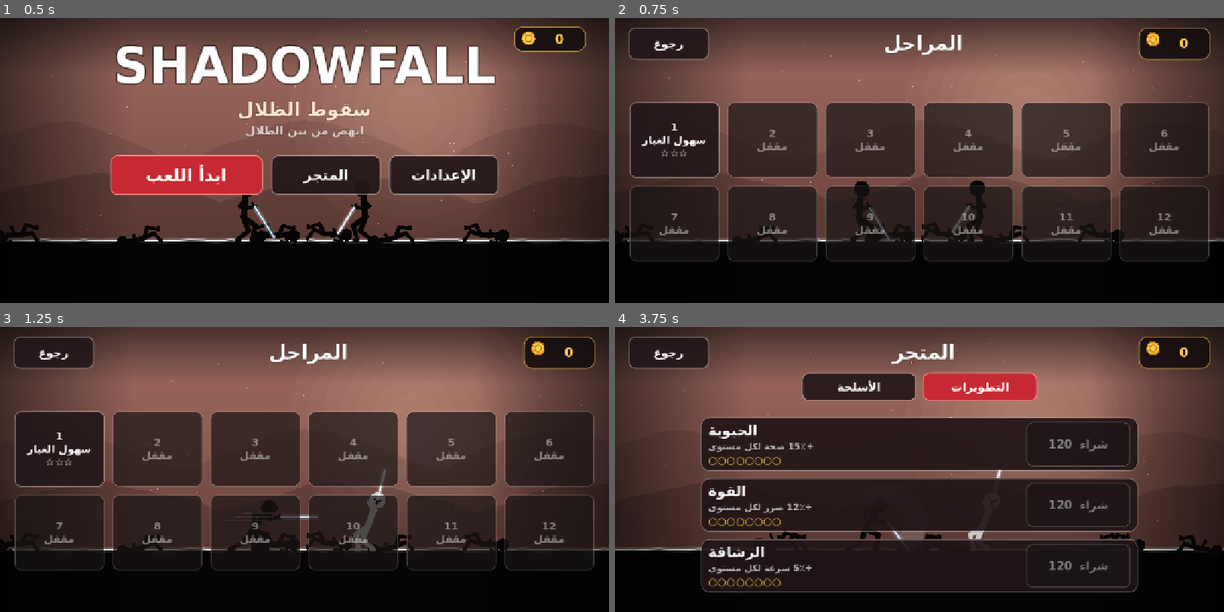
Above: before the commit, frames 1-4 (two rows, left to right).
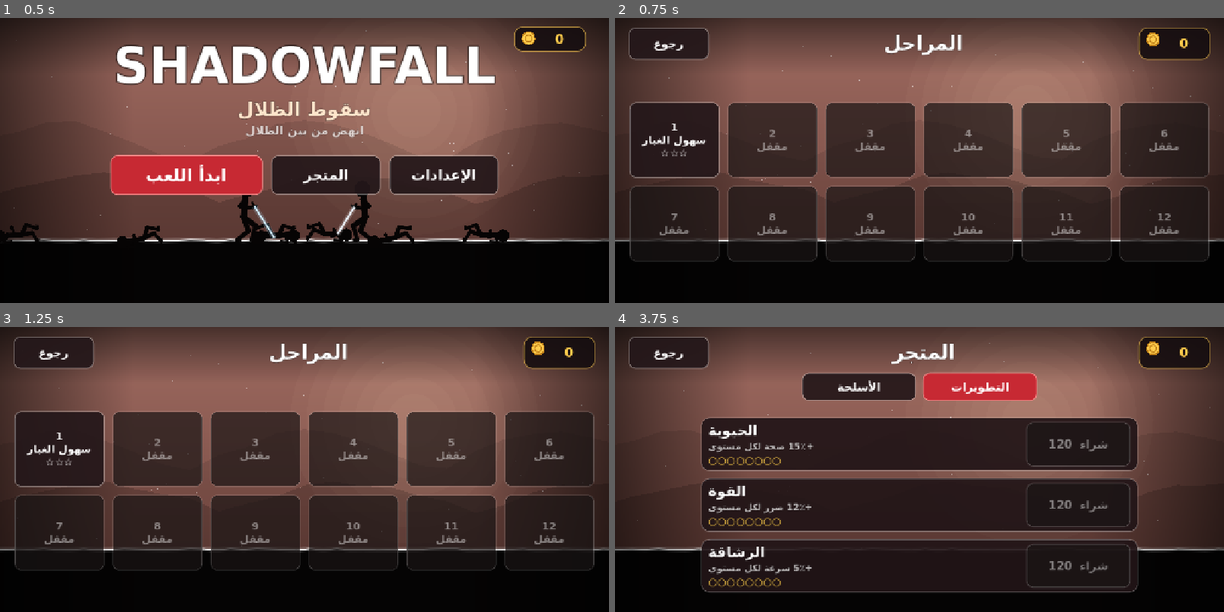
Above: after the commit, the same moments.

Repository: eab71334-web/Shadowfall
Game: Godot game, scene res://scenes/main.tscn
Two runs of this game, one before a commit and one after it. Both use one fixed random seed, a clock stepped at 60 frames per second and the inputs below.
Inputs:
- Up to frame 1 (0.5 s): no input
- Up to frame 2 (0.75 s): click "ابدأ اللعب" at 0.5 s
- Up to frame 3 (1.25 s): no input
- Up to frame 4 (3.75 s): click "رجوع" at 1.25 s; click "المتجر" at 2 s; click "الأسلحة" at 2.75 s; click "التطويرات" at 3.5 s

Frame 1 is identical in both runs. In frame 2, 1.7% of the frame differs, in the area x 0-84%, y 57-79%; in frame 3, 1.8%, in the area x 0-84%, y 49-79%; in frame 4, 0.7%.
Error before the commit: Parse Error: Cannot infer the type of "win" variable because the value doesn't have a set type. (res://scripts/battle.gd:485)

Commit message:
Add files via upload

Diff:
--- a/scripts/battle.gd
+++ b/scripts/battle.gd
@@ -66,6 +66,26 @@
 var coyote := 0.0
 var jump_cut := false
 var run_dust_t := 0.0
+var cam: Camera2D
+var zoom_cur := 1.0
+var zoom_tgt := 1.0
+var zoom_hold_until := 0
+var focus := Vector2.ZERO
+var sm_until := 0
+var sm_scale := 1.0
+var hs_until := 0
+var flash_rect: ColorRect
+var flash_a := 0.0
+var flash_col := Color.WHITE
+var bar_top: ColorRect
+var bar_bot: ColorRect
+var lb_cur := 0.0
+var lb_target := 0.0
+var lb_until := 0
+var combo_count := 0
+var combo_timer := 0.0
+var combo_label: Label
+var is_finisher := false
 
 
 func _ready() -> void:
@@ -84,8 +104,17 @@
 	fx = Effects.new()
 	fx.z_index = 10
 	add_child(fx)
+	cam = Camera2D.new()
+	cam.position = Vector2(W * 0.5, H * 0.5)
+	add_child(cam)
+	cam.make_current()
+	focus = cam.position
 	waves = Game.build_waves(level_n)
 	_build_hud()
+	if Game.autoplay:
+		controls.bot = true
+		player.max_hp = 99999.0
+		player.hp = 99999.0
 	var sub := ""
 	if level_n == 1:
 		sub = "تواضعنا لهم فظنو انهم اقوياء :"
@@ -146,6 +175,29 @@
 	bar.mouse_filter = Control.MOUSE_FILTER_IGNORE
 	bar.draw.connect(_draw_bar)
 	hud_root.add_child(bar)
+	flash_rect = ColorRect.new()
+	flash_rect.set_anchors_preset(Control.PRESET_FULL_RECT)
+	flash_rect.mouse_filter = Control.MOUSE_FILTER_IGNORE
+	flash_rect.color = Color(1, 1, 1, 0)
+	hud_root.add_child(flash_rect)
+	bar_top = ColorRect.new()
+	bar_top.color = Color.BLACK
+	bar_top.mouse_filter = Control.MOUSE_FILTER_IGNORE
+	bar_top.size = Vector2(W, 0)
+	hud_root.add_child(bar_top)
+	bar_bot = ColorRect.new()
+	bar_bot.color = Color.BLACK
+	bar_bot.mouse_filter = Control.MOUSE_FILTER_IGNORE
+	bar_bot.position = Vector2(0, H)
+	bar_bot.size = Vector2(W, 0)
+	hud_root.add_child(bar_bot)
+	combo_label = UIKit.label("", 46, UIKit.GOLD, HORIZONTAL_ALIGNMENT_LEFT)
+	combo_label.position = Vector2(34, 92)
+	combo_label.size = Vector2(300, 60)
+	combo_label.pivot_offset = Vector2(20, 30)
+	combo_label.mouse_filter = Control.MOUSE_FILTER_IGNORE
+	combo_label.visible = false
+	hud_root.add_child(combo_label)
 	controls = TouchControls.new()
 	hud_root.add_child(controls)
 	banner = UIKit.label("", 54)
@@ -204,10 +256,18 @@
 
 # ------------------------------------------------------------------ loop
 func _process(delta: float) -> void:
+	var now := Time.get_ticks_msec()
+	var target := 1.0
+	if now < sm_until:
+		target = sm_scale
+	if now < hs_until:
+		target = minf(target, 0.05)
+	if target > Engine.time_scale:
+		Engine.time_scale = minf(target, Engine.time_scale + 0.25)
+	else:
+		Engine.time_scale = target
+	var real_dt := delta / maxf(Engine.time_scale, 0.05)
 	var dt := delta
-	if hitstop > 0.0:
-		hitstop -= delta
-		dt = delta * 0.08
 	match state:
 		"intro":
 			intro_t -= delta
@@ -220,23 +280,88 @@
 			if clear_t <= 0.0:
 				_next_wave()
 		"won":
-			end_t -= delta
+			end_t -= real_dt
 			if end_t <= 0.0:
 				_end(true)
 		"lost":
-			end_t -= delta
+			end_t -= real_dt
 			if end_t <= 0.0:
 				_end(false)
 	_update_player(dt)
 	_update_enemies(dt)
 	_update_corpses(dt)
-	if shake > 0.0:
-		shake = maxf(0.0, shake - 30.0 * delta)
-		position = Vector2(randf_range(-shake, shake), randf_range(-shake, shake))
-	else:
-		position = Vector2.ZERO
+	_update_camera(real_dt, now)
 	dash_cd = maxf(0.0, dash_cd - dt)
 	bar.queue_redraw()
+
+
+func _update_camera(rdt: float, now: int) -> void:
+	if now >= zoom_hold_until:
+		zoom_tgt = lerpf(zoom_tgt, 1.0, 1.0 - exp(-5.0 * rdt))
+	zoom_cur = lerpf(zoom_cur, zoom_tgt, 1.0 - exp(-16.0 * rdt))
+	var z := maxf(zoom_cur, 1.0)
+	cam.zoom = Vector2(z, z)
+	var f := Vector2(W * 0.5, H * 0.5).lerp(focus, clampf((z - 1.0) * 3.0, 0.0, 1.0))
+	var hw := W * 0.5 / z
+	var hh := H * 0.5 / z
+	f.x = clampf(f.x, hw, W - hw)
+	f.y = clampf(f.y, hh, H - hh)
+	cam.position = f
+	shake = maxf(0.0, shake - 40.0 * rdt)
+	cam.offset = Vector2(randf_range(-shake, shake), randf_range(-shake, shake))
+	flash_a = maxf(0.0, flash_a - 4.0 * rdt)
+	flash_rect.color = Color(flash_col.r, flash_col.g, flash_col.b, flash_a)
+	if now >= lb_until:
+		lb_target = 0.0
+	lb_cur = lerpf(lb_cur, lb_target, 1.0 - exp(-10.0 * rdt))
+	bar_top.size = Vector2(W, lb_cur)
+	bar_bot.position = Vector2(0, H - lb_cur)
+	bar_bot.size = Vector2(W, lb_cur)
+	combo_timer -= rdt
+	if combo_timer <= 0.0 and combo_count > 0:
+		combo_count = 0
+		combo_label.visible = false
+	combo_label.scale = combo_label.scale.lerp(Vector2.ONE, 1.0 - exp(-12.0 * rdt))
+
+
+func _hitstop(secs: float) -> void:
+	hs_until = maxi(hs_until, Time.get_ticks_msec() + int(secs * 1000.0))
+
+
+func _punch(amount: float, pos: Vector2) -> void:
+	zoom_cur = maxf(zoom_cur, amount)
+	focus = pos
+
+
+func _flash(c: Color, a: float) -> void:
+	flash_col = c
+	flash_a = maxf(flash_a, a)
+
+
+func _cinematic(scale_: float, secs: float, zoom: float, pos: Vector2, flash_amt: float) -> void:
+	var now := Time.get_ticks_msec()
+	sm_scale = scale_
+	sm_until = now + int(secs * 1000.0)
+	zoom_tgt = zoom
+	zoom_hold_until = sm_until
+	focus = pos
+	lb_target = 62.0
+	lb_until = sm_until + 200
+	_flash(Color.WHITE, flash_amt)
+	Game.sfx("boom", 1.0)
+	Game.vibrate(70)
+
+
+func _register_hit() -> void:
+	combo_count += 1
+	combo_timer = 2.2
+	combo_label.visible = true
+	combo_label.text = "%d  %s" % [combo_count, Game.t("hits")]
+	combo_label.scale = Vector2(1.35, 1.35)
+
+
+func _exit_tree() -> void:
+	Engine.time_scale = 1.0
 
 
 func _next_wave() -> void:
@@ -255,8 +380,7 @@
 	elif queue.is_empty() and enemies.is_empty() and not player.dead:
 		if wave_idx >= waves.size():
 			state = "won"
-			end_t = 1.8
-			hitstop = 0.3
+			end_t = 2.2
 			_banner(Game.t("victory"), "", 1.4)
 		else:
 			state = "clear"
@@ -269,6 +393,13 @@
 	var p := player
 	if p.dead:
 		return
+	if controls.bot:
+		var tn = _nearest_enemy(p.position.x, 4000.0)
+		if tn == null:
+			controls.bot_axis = 0.0
+		else:
+			var dd: float = tn.position.x - p.position.x
+			controls.bot_axis = 0.0 if absf(dd) < 80.0 else signf(dd)
 	var st: Dictionary = Game.stats()
 	var axis := controls.axis()
 	p.position.x += p.kbv * dt
@@ -384,6 +515,7 @@
 			combo = 0
 		atk = seq[combo % seq.size()]
 		combo += 1
+	is_finisher = atk == "thrust" and combo > 0 and combo % 4 == 0 and p.on_ground and p.dash_t <= 0.0
 	var axis := controls.axis()
 	var ne = _nearest_enemy(p.position.x, 230.0)
 	if axis != 0.0:
@@ -412,7 +544,10 @@
 	if a.has("abs"):
 		rng = float(a["abs"])
 	var kb := float(w["kb"]) * float(a["kb"])
+	if is_finisher:
+		kb *= 1.7
 	var ymax := 130.0 if p.atk_type == "air" else 90.0
+	var any_hit := false
 	for e in enemies.duplicate():
 		var dx: float = (e.position.x - p.position.x) * float(p.facing)
 		if dx > -16.0 and dx < rng + 16.0 * e.s and absf(e.position.y - p.position.y) < ymax:
@@ -420,7 +555,15 @@
 			var crit := randf() < 0.12
 			if crit:
 				d *= 1.7
+			if is_finisher:
+				d *= 1.4
+				crit = true
 			_damage_enemy(e, d, p.facing, kb, crit)
+			any_hit = true
+	if any_hit and is_finisher:
+		_cinematic(0.28, 0.5, 1.28, p.position + Vector2(float(p.facing) * 50.0, -60.0), 0.55)
+		fx.text(p.position + Vector2(0, -150), Game.t("finish"), UIKit.GOLD, 46)
+		is_finisher = false
 
 
 func _damage_enemy(e, amount: float, dir: int, kb: float, crit: bool) -> void:
@@ -435,19 +578,30 @@
 	var hp_: Vector2 = e.position + Vector2(float(dir) * 14.0, -55.0 * e.s)
 	fx.flash(hp_, 56.0 if crit else 38.0)
 	fx.sparks(hp_, dir, 10 if crit else 6)
+	var heavy := kb >= 250.0 or crit
+	if heavy:
+		fx.slash(hp_, dir, 120.0 if crit else 100.0)
+		fx.sparks(hp_, dir, 16, 1.8)
+		fx.ring(hp_, 90.0)
+	_register_hit()
+	_punch(1.04 + minf(kb * 0.0002, 0.07), hp_)
 	fx.text(e.position + Vector2(0, -115.0 * e.s), str(int(amount)), UIKit.GOLD if crit else Color.WHITE, 34 if crit else 26)
 	shake = maxf(shake, 3.0 + kb * 0.012)
-	hitstop = clampf(0.04 + kb * 0.0004, 0.04, 0.13)
+	_hitstop(clampf(0.05 + kb * 0.0004, 0.05, 0.16))
 	Game.sfx("hit", randf_range(0.9, 1.15))
 	Game.vibrate(15)
 	if e.hp <= 0.0:
-		_kill_enemy(e, dir)
-
-
-func _kill_enemy(e, dir: int) -> void:
+		_kill_enemy(e, dir, heavy)
+
+
+func _kill_enemy(e, dir: int, heavy := false) -> void:
 	enemies.erase(e)
 	e.die()
 	e.kbv = float(dir) * 420.0
+	if heavy:
+		e.flip = true
+		e.pop_vy = -520.0
+		e.kbv = float(dir) * 480.0
 	e.z_index = -1
 	corpses.append(e)
 	if corpses.size() > 36:
@@ -459,9 +613,12 @@
 	fx.text(e.position + Vector2(0, -75), "+%d" % c, UIKit.GOLD, 26)
 	fx.flash(e.position + Vector2(0, -45.0 * e.s), 70.0, 0.3)
 	Game.sfx("die", randf_range(0.9, 1.1))
-	if e.kind == "boss":
-		hitstop = 0.4
+	var last_of_level := enemies.is_empty() and queue.is_empty() and wave_idx >= waves.size()
+	if e.kind == "boss" or last_of_level:
+		_cinematic(0.18, 1.1, 1.45, e.position + Vector2(0, -50), 0.6)
 		shake = 10.0
+	elif enemies.is_empty() and queue.is_empty():
+		_cinematic(0.45, 0.4, 1.16, e.position + Vector2(0, -50), 0.25)
 
 
 func _update_enemies(dt: float) -> void:
@@ -482,7 +639,7 @@
 			var a: Dictionary = e.cur_atk
 			var apn: float = e.attack_progress()
 			if e.lunge_total != 0.0 and apn >= float(a["ms"]) and apn <= float(a["me"]):
-				var win := (float(a["me"]) - float(a["ms"])) * e.atk_dur
+				var win: float = (float(a["me"]) - float(a["ms"])) * float(e.atk_dur)
 				e.position.x += float(e.facing) * e.lunge_total * dt / win
 			if not e.hit_done and apn >= float(a["hit"]):
 				e.hit_done = true
@@ -538,6 +695,8 @@
 	fx.sparks(p.position + Vector2(0, -55), dir, 5)
 	fx.text(p.position + Vector2(0, -120), str(int(amount)), Color(1, 0.4, 0.4), 26)
 	shake = maxf(shake, 6.0)
+	_flash(Color(1, 0.15, 0.15), 0.28)
+	_hitstop(0.07)
 	Game.sfx("hit", 0.7)
 	Game.vibrate(40)
 	if p.hp <= 0.0:
@@ -545,8 +704,8 @@
 		p.die()
 		p.kbv = float(dir) * 300.0
 		state = "lost"
-		end_t = 1.8
-		hitstop = 0.25
+		end_t = 2.0
+		_cinematic(0.25, 1.0, 1.3, p.position + Vector2(0, -50), 0.3)
 		_banner(Game.t("defeat"), "", 1.5)
 
 
--- a/scripts/effects.gd
+++ b/scripts/effects.gd
@@ -19,11 +19,15 @@
 	items.append({"k": "ring", "p": pos, "t": 0.0, "d": 0.3, "s": size})
 
 
-func sparks(pos: Vector2, dir: int, n := 8) -> void:
+func sparks(pos: Vector2, dir: int, n := 8, power := 1.0) -> void:
 	for i in n:
 		var a := randf_range(-0.9, 0.9) + (0.0 if dir > 0 else PI)
-		var sp := 200.0 + randf() * 380.0
+		var sp := (200.0 + randf() * 380.0) * power
 		items.append({"k": "spark", "p": pos, "v": Vector2.from_angle(a) * sp, "t": 0.0, "d": 0.25 + randf() * 0.2})
+
+
+func slash(pos: Vector2, dir: int, size := 110.0) -> void:
+	items.append({"k": "slash", "p": pos, "t": 0.0, "d": 0.26, "s": size, "dir": dir})
 
 
 func dust(pos: Vector2, n := 4) -> void:
@@ -65,6 +69,18 @@
 					var r := sz * (1.0 - float(j) / 6.0) * (0.6 + 0.4 * (1.0 - k))
 					draw_circle(p, r, Color(1.0, 0.95, 0.85, 0.10 * (1.0 - k)))
 				draw_circle(p, sz * 0.22 * (1.0 - k), Color(1, 1, 1, 0.9 * (1.0 - k)))
+			"slash":
+				var sz2: float = it["s"]
+				var dr: int = it["dir"]
+				var cc := p + Vector2(-float(dr) * sz2 * 0.55, sz2 * 0.15)
+				var a0 := -1.15
+				var a1 := 0.55
+				if dr < 0:
+					var t0 := PI - a1
+					a1 = PI - a0
+					a0 = t0
+				for j in 4:
+					draw_arc(cc, sz2 - float(j) * 6.0, a0, a1, 28, Color(1, 1, 1, (0.9 - float(j) * 0.2) * (1.0 - k)), maxf(1.0, (9.0 - float(j) * 2.0) * (1.0 - k * 0.6)), true)
 			"dust":
 				draw_circle(p, float(it["r"]) * (0.7 + k), Color(1, 0.92, 0.85, 0.20 * (1.0 - k)))
 			"ring":
--- a/scripts/game.gd
+++ b/scripts/game.gd
@@ -16,6 +16,7 @@
 var upgrades := {"vit": 0, "pow": 0, "agi": 0}
 var stars := {}
 var current_level := 1
+var autoplay := false
 var font: Font
 var ui_theme: Theme
 
@@ -60,6 +61,7 @@
 	"kills": ["Kills", "القتلى"], "reward": ["Coins", "العملات"],
 	"wave_clear": ["WAVE CLEARED", "تم صد الموجة"],
 	"tagline": ["Rise from the shadows", "انهض من بين الظلال"],
+	"hits": ["HITS", "ضربة"], "finish": ["FINISH!", "القاضية!"],
 	"reset": ["Reset progress", "مسح التقدم"], "reset_ok": ["Tap again to confirm", "اضغط مرة أخرى للتأكيد"],
 }
 
@@ -228,6 +230,7 @@
 	_streams["die"] = _make_wav(0.30, "die")
 	_streams["coin"] = _make_wav(0.18, "coin")
 	_streams["ui"] = _make_wav(0.07, "ui")
+	_streams["boom"] = _make_wav(0.5, "boom")
 	for i in 6:
 		var p := AudioStreamPlayer.new()
 		add_child(p)
@@ -256,6 +259,8 @@
 				s = sin(float(i) * 0.03 * (1.0 - tt * 0.7)) * env * 0.8 + (rng.randf() * 2.0 - 1.0) * env * 0.25
 			"coin":
 				s = (sin(float(i) * 0.30) * 0.5 + sin(float(i) * 0.45) * 0.3) * env
+			"boom":
+				s = sin(float(i) * 0.012 * (1.0 - tt * 0.8)) * env + (rng.randf() * 2.0 - 1.0) * env * 0.35
 			"ui":
 				s = sin(float(i) * 0.25) * env * 0.5
 		data.encode_s16(i * 2, int(clampf(s, -1.0, 1.0) * 30000.0))
--- a/scripts/main.gd
+++ b/scripts/main.gd
@@ -25,6 +25,13 @@
 	ui_root.set_anchors_preset(Control.PRESET_FULL_RECT)
 	ui_root.mouse_filter = Control.MOUSE_FILTER_IGNORE
 	ui_layer.add_child(ui_root)
+	if "autoplay" in OS.get_cmdline_user_args():
+		Game.autoplay = true
+		Game.sound_on = false
+		Game.owned = ["fists", "sword"]
+		Game.equipped = "sword"
+		start_battle(1)
+		return
 	show_menu()
 
 
@@ -98,6 +105,14 @@
 		get_tree().create_timer(0.24).timeout.connect(func():
 			if is_instance_valid(tgt):
 				tgt.hurt())
+
+
+func _menu_fighters(show_: bool) -> void:
+	if menu_root == null:
+		return
+	for ch in menu_root.get_children():
+		if ch is Stickman:
+			ch.visible = show_
 
 
 func _coin_pill() -> PanelContainer:
@@ -170,6 +185,7 @@
 
 # ------------------------------------------------------------ levels
 func show_levels() -> void:
+	_menu_fighters(false)
 	var s := _new_screen()
 	_top_bar(s, Game.t("levels"), show_menu)
 	var cc := CenterContainer.new()
@@ -200,6 +216,7 @@
 
 # ------------------------------------------------------------ shop
 func show_shop() -> void:
+	_menu_fighters(false)
 	var s := _new_screen()
 	_top_bar(s, Game.t("shop"), show_menu)
 	var tabs := HBoxContainer.new()
@@ -356,6 +373,7 @@
 
 # ------------------------------------------------------------ settings
 func show_settings() -> void:
+	_menu_fighters(false)
 	reset_armed = false
 	var s := _new_screen()
 	_top_bar(s, Game.t("settings"), show_menu)
--- a/scripts/stickman.gd
+++ b/scripts/stickman.gd
@@ -59,6 +59,7 @@
 var reach := 56.0
 var is_player := false
 var show_bar := 0.0
+var flip := false
 
 var _kc := {}
 
@@ -305,6 +306,8 @@
 		pose_ = _mix(flail, lie, _ease("io", (dead_t - 0.25) / 0.35))
 		lie_k = _ease("o", dead_t / 0.36)
 		rot = -float(facing) * lie_k * PI * 0.5 + sin(seed_) * 0.08 * lie_k
+		if flip:
+			rot -= float(facing) * TAU * _ease("o", dead_t / 0.7)
 	else:
 		var base := _base_pose()
 		var ap0 := attack_progress()
--- a/scripts/touch_controls.gd
+++ b/scripts/touch_controls.gd
@@ -5,6 +5,8 @@
 var held := {"left": false, "right": false, "jump": false, "attack": false, "dash": false}
 var pressed_at := {"jump": -1000, "attack": -1000, "dash": -1000}
 var touches := {}
+var bot := false
+var bot_axis := 0.0
 var rects := {}
 
 
@@ -81,6 +83,8 @@
 
 
 func axis() -> float:
+	if bot:
+		return bot_axis
 	var a := 0.0
 	if held["left"] or Input.is_physical_key_pressed(KEY_A) or Input.is_physical_key_pressed(KEY_LEFT):
 		a -= 1.0
@@ -90,6 +94,8 @@
 
 
 func is_held(n: String) -> bool:
+	if bot:
+		return n == "attack"
 	if n == "attack":
 		return held["attack"] or Input.is_physical_key_pressed(KEY_J) or Input.is_physical_key_pressed(KEY_Z)
 	if n == "jump":
@@ -98,6 +104,12 @@
 
 
 func consume(n: String) -> bool:
+	if bot:
+		if n == "jump":
+			return randf() < 0.012
+		if n == "dash":
+			return randf() < 0.004
+		return false
 	if Time.get_ticks_msec() - int(pressed_at[n]) < 180:
 		pressed_at[n] = -1000
 		return true
